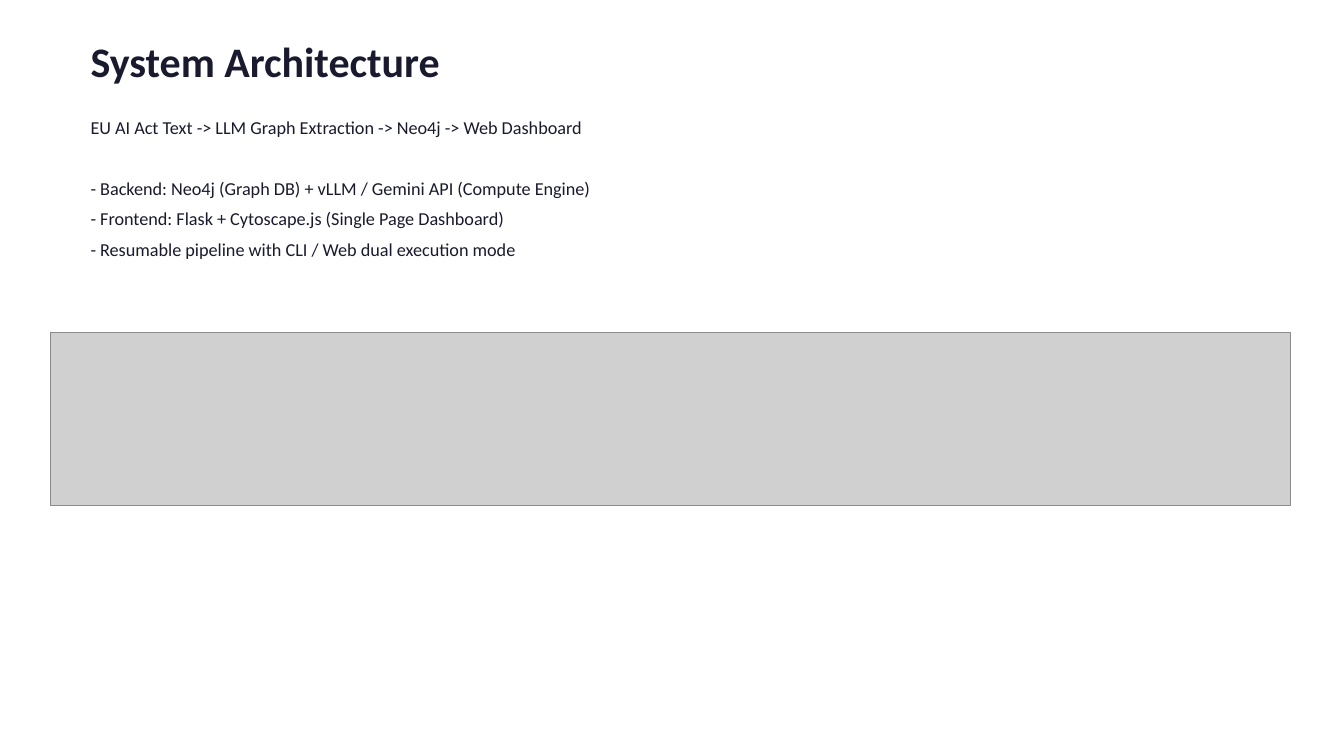
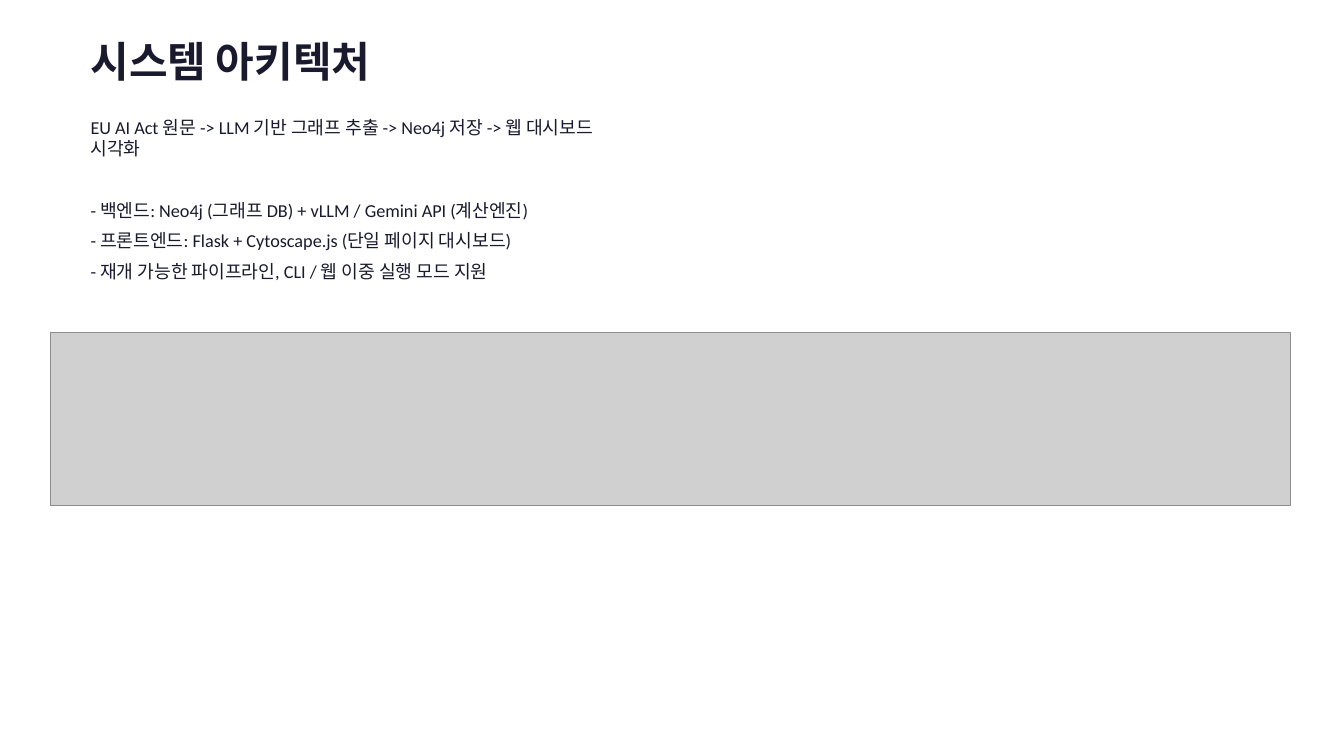
Before and after one commit to dddpower/euaikg, a slide deck: slide 1 of docs/euAIKG_technical.pptx. Drawn at 1344x756 pixels with LibreOffice and Linux fonts; fonts in the diff are those of the drawing; grey boxes stand for pictures. Boxes give left, top, right and bottom in pixels: in the first picture for what was removed or moved away, otherwise in the second. Text is boxed around its words. In the diff, an @@ line names an element or a change of style, - is before the commit and + after.

```diff
--- a/docs/euAIKG_technical.pptx
+++ b/docs/euAIKG_technical.pptx
@@ text at bbox=[91, 41, 370, 81]: text changed @@
-System Architecture
+시스템 아키텍처
@@ text at bbox=[91, 119, 593, 280]: text changed @@
-EU AI Act Text -> LLM Graph Extraction -> Neo4j -> Web Dashboard
-- Backend: Neo4j (Graph DB) + vLLM / Gemini API (Compute Engine)
-- Frontend: Flask + Cytoscape.js (Single Page Dashboard)
-- Resumable pipeline with CLI / Web dual execution mode
+EU AI Act 원문 -> LLM 기반 그래프 추출 -> Neo4j 저장 -> 웹 대시보드 시각화
+- 백엔드: Neo4j (그래프 DB) + vLLM / Gemini API (계산엔진)
+- 프론트엔드: Flask + Cytoscape.js (단일 페이지 대시보드)
+- 재개 가능한 파이프라인, CLI / 웹 이중 실행 모드 지원
```
Also in this commit, not shown: 1 other slide changed, 4 slides added, 4 slides removed, 1 other file.
